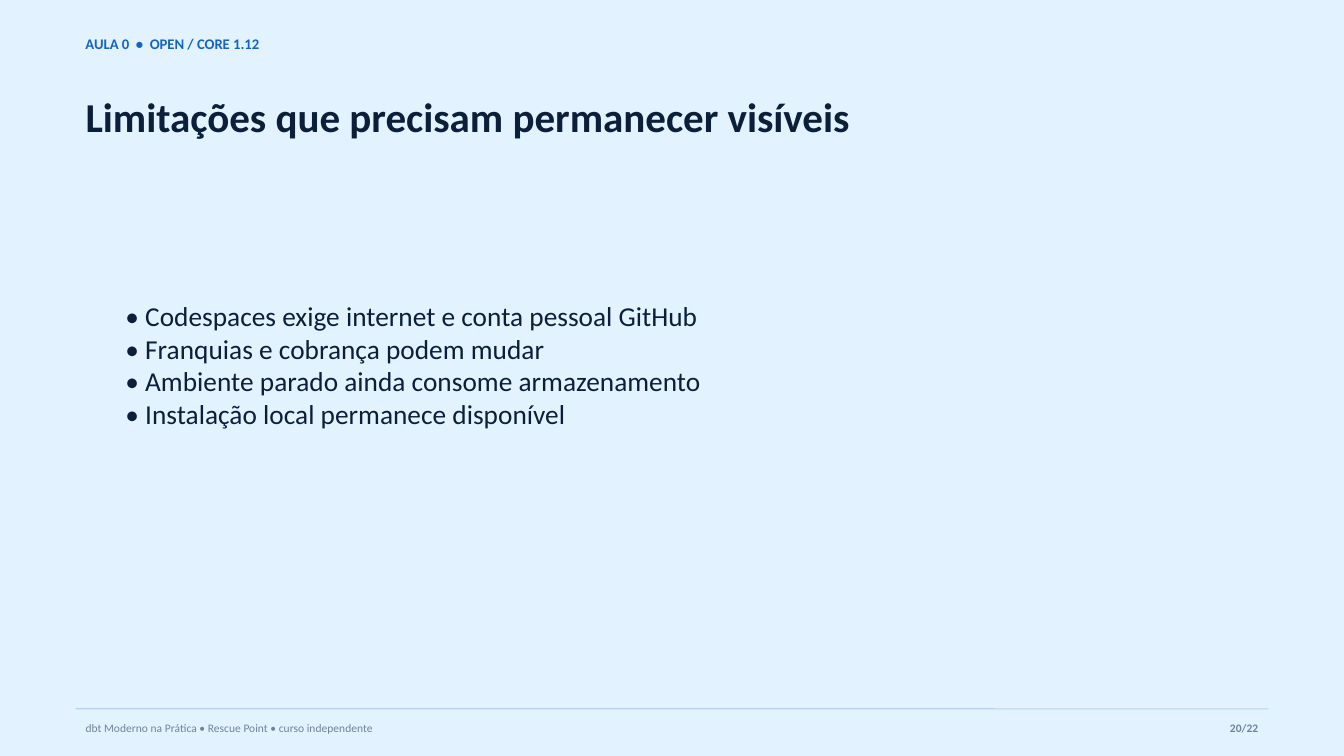
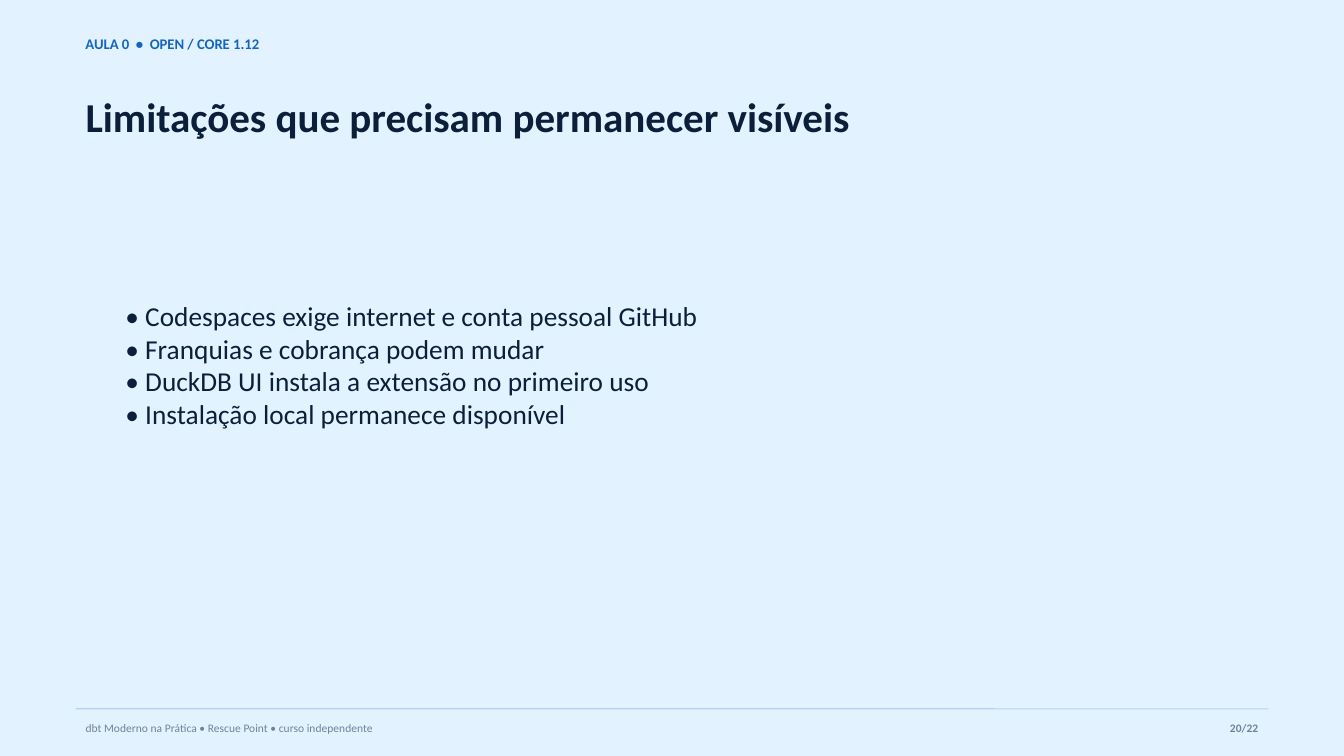
Before and after one commit to AnselmoBorges/dbt-moderno-na-pratica, a slide deck: slide 20 of assets/decks/aula-00-ambiente.pptx. Drawn at 1344x756 pixels with LibreOffice and Linux fonts; fonts in the diff are those of the drawing. Boxes give left, top, right and bottom in pixels: in the first picture for what was removed or moved away, otherwise in the second. Text is boxed around its words. In the diff, an @@ line names an element or a change of style, - is before the commit and + after.

Commit message:
docs: alinha Aula 0 com DuckDB UI

```diff
--- a/assets/decks/aula-00-ambiente.pptx
+++ b/assets/decks/aula-00-ambiente.pptx
@@ text at (x1=145, y1=372, x2=648, y2=396): text changed @@
-• Ambiente parado ainda consome armazenamento
+• DuckDB UI instala a extensão no primeiro uso
```
Also in this commit, not shown: 8 other slides changed, 6 other files.
